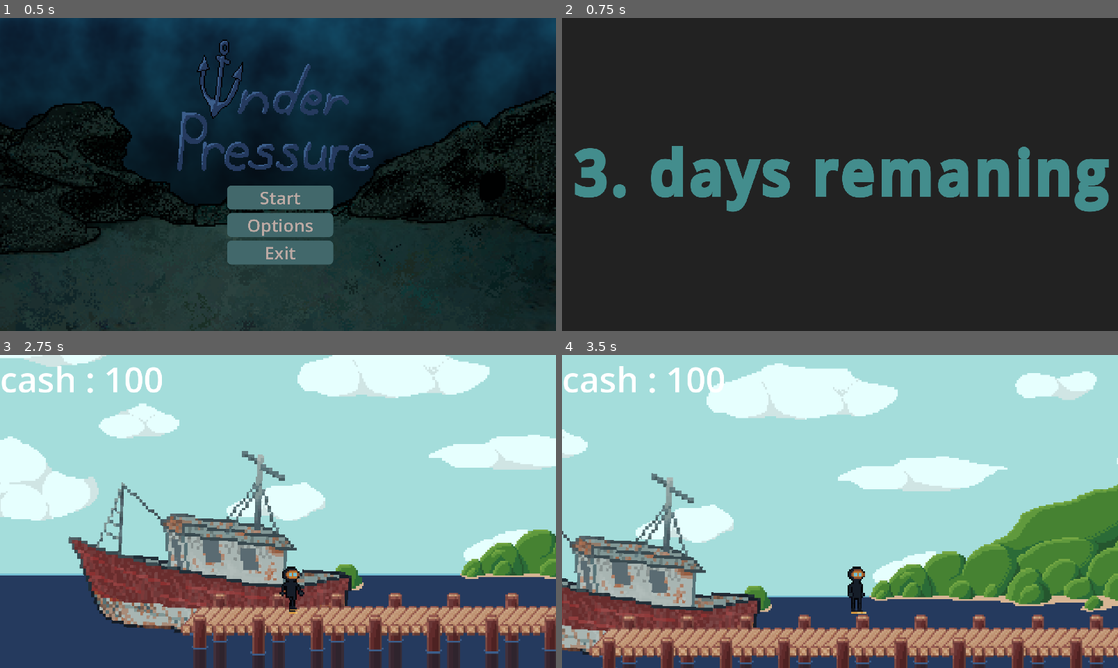
Above: before the commit, frames 1-4 (two rows, left to right).
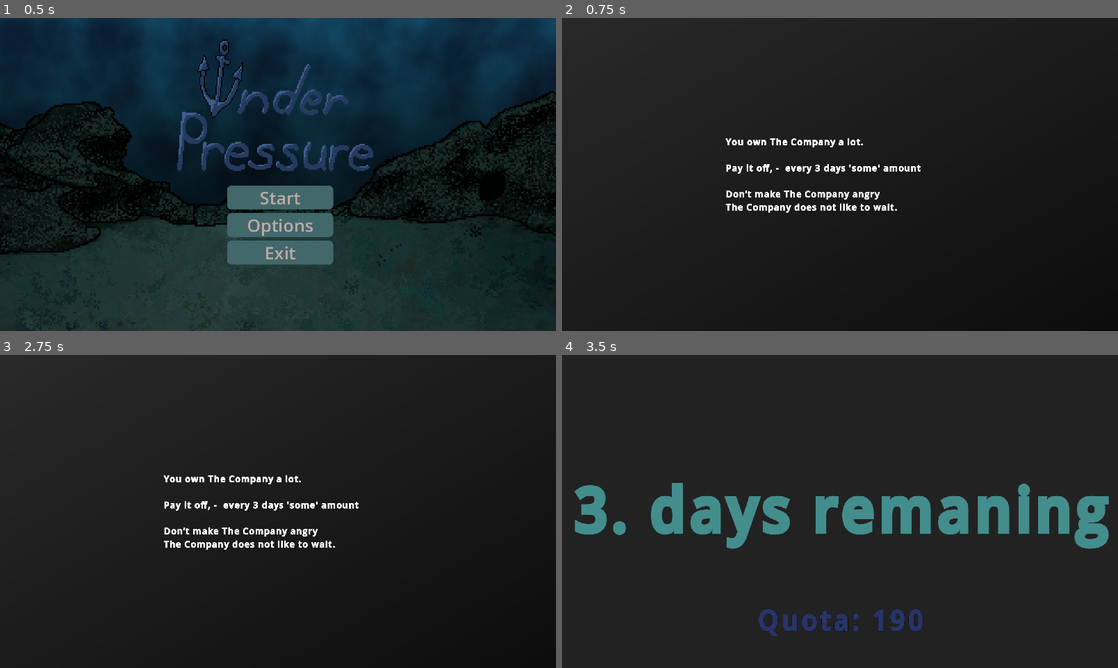
Above: after the commit, the same moments.

Repository: VoidCast00/GameJam_2026
Game: Godot game, scene res://scenes/main/game.tscn
Two runs of this game, one before a commit and one after it. Both use one fixed random seed, a clock stepped at 60 frames per second and the inputs below.
Inputs (mouse positions are in pixels of both pictures, inside the frame that each line leads up to):
- Up to frame 1 (0.5 s): no input
- Up to frame 2 (0.75 s): click "Start" at 0.5 s
- Up to frame 3 (2.75 s): click (278, 564) at 1.25 s, where only the run after the commit has a clickable "Options"; tap Enter at 2 s; move the mouse to (400, 495) at 2.02 s; hold D (right) from 2.03 s (still down); tap E (action) at 2.1 s; tap W (jump) at 2.27 s
- Up to frame 4 (3.5 s): keep holding D (right); move the mouse to (728, 527) at 2.77 s; tap E (action) at 2.85 s; tap W (jump) at 3.02 s

Frame 1 is identical in both runs. In frame 2, 8.2% of the frame differs, in the area x 2-99%, y 38-63%; in frame 3, 99%, in the area x 0-100%, y 0-100%; in frame 4, 99%.

Commit message:
Add quota deadline, death/lose screens, tutorial, and upgrade trait icons

Diff:
--- a/scenes/main/control.gd
+++ /dev/null
@@ -1,12 +0,0 @@
-extends Control
-@export var label: Label
-
-
-# Called when the node enters the scene tree for the first time.
-func _ready() -> void:
-	pass # Replace with function body.
-
-
-# Called every frame. 'delta' is the elapsed time since the previous frame.
-func _process(delta: float) -> void:
-	label.text = "cash : "+ str(Inventory.cash)
--- a/scenes/main/game.tscn
+++ b/scenes/main/game.tscn
@@ -4,7 +4,6 @@
 [ext_resource type="Shader" uid="uid://4o44qqvquetx" path="res://scenes/main/PixelPerfect.gdshader" id="1_gf1f2"]
 [ext_resource type="Script" uid="uid://ccoeuwkyb0cbq" path="res://scenes/main/gameHandler.gd" id="2_e3dby"]
 [ext_resource type="Script" uid="uid://b2ckqh0k0xeai" path="res://scenes/player/inventory_ui.gd" id="3_0rn35"]
-[ext_resource type="Script" uid="uid://dpjeviy6trgqb" path="res://scenes/main/control.gd" id="3_se30j"]
 [ext_resource type="PackedScene" uid="uid://cgl2trpwxfw1n" path="res://scenes/ui/shopMenu/BuyingUI.tscn" id="4_0rn35"]
 [ext_resource type="PackedScene" uid="uid://fm42lqidpgmx" path="res://scenes/ui/mainMenu/mainMenu.tscn" id="4_gf1f2"]
 [ext_resource type="PackedScene" uid="uid://bp55nk6o06xuj" path="res://scenes/shopEnviroment/shop.tscn" id="4_gsayk"]
@@ -94,7 +93,30 @@
 		HORIZONTAL_ALIGNMENT_CENTER, width, 11, MUTED)
 "
 
+[sub_resource type="Gradient" id="Gradient_kjrfb"]
+offsets = PackedFloat32Array(0.008, 1)
+colors = PackedColorArray(0.16, 0.16, 0.16, 1, 0.05, 0.05, 0.05, 1)
+
+[sub_resource type="GradientTexture2D" id="GradientTexture2D_x8mcd"]
+gradient = SubResource("Gradient_kjrfb")
+fill_to = Vector2(1, 1)
+
+[sub_resource type="StyleBoxTexture" id="StyleBoxTexture_3aygq"]
+texture = SubResource("GradientTexture2D_x8mcd")
+
+[sub_resource type="FontVariation" id="FontVariation_ktwa8"]
+variation_embolden = 1.06
+
+[sub_resource type="FontVariation" id="FontVariation_se30j"]
+base_font = SubResource("FontVariation_ktwa8")
+variation_embolden = 1.2
+spacing_glyph = 2
+
+[sub_resource type="StyleBoxFlat" id="StyleBoxFlat_3aygq"]
+bg_color = Color(0, 0, 0, 1)
+
 [sub_resource type="SystemFont" id="SystemFont_se30j"]
+subpixel_positioning = 0
 
 [sub_resource type="FontVariation" id="FontVariation_kjrfb"]
 base_font = SubResource("SystemFont_se30j")
@@ -124,7 +146,7 @@
 
 [node name="PlayerUI" type="CanvasLayer" parent="UI" unique_id=1158114887]
 
-[node name="InventoryUI" type="PanelContainer" parent="UI/PlayerUI" unique_id=1053938935]
+[node name="InventoryUI" type="PanelContainer" parent="UI/PlayerUI" unique_id=1053938935 node_paths=PackedStringArray("cash")]
 visible = false
 anchors_preset = 11
 anchor_left = 1.0
@@ -134,6 +156,7 @@
 grow_horizontal = 0
 grow_vertical = 2
 script = ExtResource("3_0rn35")
+cash = NodePath("MarginContainer/VBoxContainer/Cash")
 
 [node name="MarginContainer" type="MarginContainer" parent="UI/PlayerUI/InventoryUI" unique_id=1554347248]
 layout_mode = 2
@@ -145,6 +168,13 @@
 layout_mode = 2
 size_flags_horizontal = 4
 theme_override_font_sizes/font_size = 50
+text = "Inventory"
+
+[node name="Cash" type="Label" parent="UI/PlayerUI/InventoryUI/MarginContainer/VBoxContainer" unique_id=1623392781]
+layout_mode = 2
+size_flags_horizontal = 4
+theme_override_colors/font_color = Color(0.6001677, 0.43681005, 0.16468826, 1)
+theme_override_font_sizes/font_size = 40
 text = "Inventory"
 
 [node name="HSeparator" type="HSeparator" parent="UI/PlayerUI/InventoryUI/MarginContainer/VBoxContainer" unique_id=422437362]
@@ -161,35 +191,130 @@
 offset_bottom = 40.0
 script = SubResource("GDScript_em1bs")
 
-[node name="Control" type="Control" parent="UI/PlayerUI" unique_id=1073704809 node_paths=PackedStringArray("label")]
-layout_mode = 3
-anchors_preset = 15
-anchor_right = 1.0
-anchor_bottom = 1.0
-offset_right = -612.0
-offset_bottom = -871.0
-grow_horizontal = 2
-grow_vertical = 2
-size_flags_horizontal = 0
-size_flags_vertical = 4
-script = ExtResource("3_se30j")
-label = NodePath("Label")
-
-[node name="Label" type="Label" parent="UI/PlayerUI/Control" unique_id=891081397]
-z_index = 3
-layout_mode = 1
-offset_right = 344.0
-offset_bottom = 165.0
-theme_override_font_sizes/font_size = 120
-text = "Cash: "
-
 [node name="Menu" type="CanvasLayer" parent="UI" unique_id=2068374819]
 layer = 5
 
-[node name="MainMenu" parent="UI/Menu" unique_id=838703653 instance=ExtResource("4_gf1f2")]
+[node name="MainMenu" parent="UI/Menu" unique_id=838703653 node_paths=PackedStringArray("tutorial") instance=ExtResource("4_gf1f2")]
+tutorial = NodePath("../tutorial")
 
 [node name="pauseUI" parent="UI/Menu" unique_id=1920711429 instance=ExtResource("5_kjrfb")]
 visible = false
+
+[node name="lostQuota" type="Control" parent="UI/Menu" unique_id=2017476263]
+visible = false
+layout_mode = 3
+anchors_preset = 15
+anchor_right = 1.0
+anchor_bottom = 1.0
+grow_horizontal = 2
+grow_vertical = 2
+
+[node name="Panel" type="Panel" parent="UI/Menu/lostQuota" unique_id=1466905572]
+layout_mode = 1
+anchors_preset = 15
+anchor_right = 1.0
+anchor_bottom = 1.0
+grow_horizontal = 2
+grow_vertical = 2
+theme_override_styles/panel = SubResource("StyleBoxTexture_3aygq")
+
+[node name="Label" type="Label" parent="UI/Menu/lostQuota" unique_id=1721464112]
+layout_mode = 0
+offset_left = 260.0
+offset_top = 214.0
+offset_right = 1675.0
+offset_bottom = 366.0
+theme_override_fonts/font = SubResource("FontVariation_se30j")
+theme_override_font_sizes/font_size = 30
+text = "Not enough cash... The Company is mad. You were worth less than they thought.
+
+You took the bait.
+
+You grab the chain and wait for the anchor to stop...
+ It doesn’t.
+
+ The light above you fades as you sink deeper and deeper till your oxygen runs out."
+
+[node name="tutorial" type="Control" parent="UI/Menu" unique_id=1569939152]
+visible = false
+layout_mode = 3
+anchors_preset = 15
+anchor_right = 1.0
+anchor_bottom = 1.0
+grow_horizontal = 2
+grow_vertical = 2
+
+[node name="Panel" type="Panel" parent="UI/Menu/tutorial" unique_id=737467559]
+layout_mode = 1
+anchors_preset = 15
+anchor_right = 1.0
+anchor_bottom = 1.0
+grow_horizontal = 2
+grow_vertical = 2
+theme_override_styles/panel = SubResource("StyleBoxTexture_3aygq")
+
+[node name="Label" type="Label" parent="UI/Menu/tutorial" unique_id=2141948279]
+layout_mode = 1
+anchors_preset = 8
+anchor_left = 0.5
+anchor_top = 0.5
+anchor_right = 0.5
+anchor_bottom = 0.5
+offset_left = -395.0
+offset_top = -133.5
+offset_right = 395.0
+offset_bottom = 133.5
+grow_horizontal = 2
+grow_vertical = 2
+theme_override_fonts/font = SubResource("FontVariation_se30j")
+theme_override_font_sizes/font_size = 30
+text = "You own The Company a lot.
+
+Pay it off, -  every 3 days 'some' amount
+
+Don’t make The Company angry
+The Company does not like to wait."
+
+[node name="Death" type="Control" parent="UI/Menu" unique_id=1479694088]
+visible = false
+layout_mode = 3
+anchors_preset = 15
+anchor_right = 1.0
+anchor_bottom = 1.0
+grow_horizontal = 2
+grow_vertical = 2
+
+[node name="Panel" type="Panel" parent="UI/Menu/Death" unique_id=906128457]
+layout_mode = 1
+anchors_preset = 15
+anchor_right = 1.0
+anchor_bottom = 1.0
+grow_horizontal = 2
+grow_vertical = 2
+theme_override_styles/panel = SubResource("StyleBoxFlat_3aygq")
+
+[node name="Label" type="Label" parent="UI/Menu/Death" unique_id=494685014]
+layout_mode = 1
+anchors_preset = 8
+anchor_left = 0.5
+anchor_top = 0.5
+anchor_right = 0.5
+anchor_bottom = 0.5
+offset_left = -266.0
+offset_top = -136.0
+offset_right = 266.0
+offset_bottom = 136.0
+grow_horizontal = 2
+grow_vertical = 2
+theme_override_font_sizes/font_size = 39
+text = "Oxygen tank ...... EMPTY
+Lungs ................. WATER
+Blood .................. CO2
+Pipe .................... WATER
+
+You feel the water filling your lungs.
+There is nothing you can do.
+Just endure the pain til its over."
 
 [node name="Shop" type="CanvasLayer" parent="UI" unique_id=1322652776]
 
@@ -199,7 +324,6 @@
 
 [node name="LoadingText" type="Control" parent="UI/Shop" unique_id=550208983]
 unique_name_in_owner = true
-visible = false
 layout_mode = 3
 anchors_preset = 15
 anchor_right = 1.0
@@ -234,7 +358,27 @@
 theme_override_font_sizes/font_size = 200
 text = "DAY 1. BEGINS"
 
-[node name="GameManager" type="Node" parent="." unique_id=1531804948 node_paths=PackedStringArray("sub_viewport", "menu", "pause", "oxygen_gauge", "label")]
+[node name="QuatoAmmont" type="Label" parent="UI/Shop/LoadingText" unique_id=938120431]
+layout_mode = 1
+anchors_preset = 7
+anchor_left = 0.5
+anchor_top = 1.0
+anchor_right = 0.5
+anchor_bottom = 1.0
+offset_left = -270.0
+offset_top = -183.0
+offset_right = 270.0
+offset_bottom = -100.0
+grow_horizontal = 2
+grow_vertical = 0
+theme_override_colors/font_color = Color(0.15818858, 0.20519975, 0.4036918, 1)
+theme_override_colors/font_outline_color = Color(0, 0, 0, 1)
+theme_override_constants/outline_size = 3
+theme_override_fonts/font = SubResource("FontVariation_kjrfb")
+theme_override_font_sizes/font_size = 90
+text = "DAY 1. BEGINS"
+
+[node name="GameManager" type="Node" parent="." unique_id=1531804948 node_paths=PackedStringArray("sub_viewport", "menu", "pause", "oxygen_gauge", "lost_quota", "main_menu", "death")]
 process_mode = 3
 script = ExtResource("2_e3dby")
 sub_viewport = NodePath("../SubViewportContainer/SubViewport")
@@ -243,4 +387,6 @@
 menu = NodePath("../UI/Menu/MainMenu")
 pause = NodePath("../UI/Menu/pauseUI")
 oxygen_gauge = NodePath("../UI/PlayerUI/OxygenGauge")
-label = NodePath("../UI/PlayerUI/Control/Label")
+lost_quota = NodePath("../UI/Menu/lostQuota")
+main_menu = NodePath("../UI/Menu/MainMenu")
+death = NodePath("../UI/Menu/Death")
--- a/scenes/main/gameHandler.gd
+++ b/scenes/main/gameHandler.gd
@@ -8,6 +8,9 @@
 @export var pause:Control
 @export var oxygen_gauge: Control
 @export var label: Label
+@export var lost_quota: Control
+@export var main_menu: Control
+@export var death: Control
 
 
 
@@ -19,6 +22,7 @@
 var is_loading := false
 
 func _ready() -> void:
+	Inventory.oxygenDepleted.connect(killPLayer)
 	pause.resume.connect(switchPause)
 	Global.shop_ui = %ShopUI
 	Global.loading_text = %LoadingText
@@ -31,8 +35,33 @@
 func loadWaterEnviroment() -> void:
 	menu.hide()
 	oxygen_gauge.show()
-	label.hide()
-	load_env(WaterEnviroment)
+
+	var daysLeft = (Global.deadline - Global.day)
+	if (daysLeft == 0 and Inventory.cash - Global.quota < 0):
+			lost_quota.show()
+			var sound : AudioStreamPlayer = main_menu.main_menu_soundtrack
+			sound.play()
+			sound.pitch_scale = 0.8
+			unload()
+
+	else:
+		if (daysLeft == 0):
+			Inventory.cash -= Global.quota
+			Global.quota *= 2
+			Global.deadline += 3
+		else:
+			Global.day += 1
+		load_env(WaterEnviroment)
+
+
+func killPLayer():
+	unload()
+	death.show()
+
+
+func unload() -> void:
+	if current_env:
+		current_env.queue_free()
 
 
 func loadShopEnviroment() -> void:
@@ -43,13 +72,12 @@
 	else:
 		text = str(daysLeft) + ". days remaning"
 	Global.loading_text.get_children()[1].text = text
+	Global.loading_text.get_children()[2].text = "Quota: " + str(Global.quota)
 	Global.loading_text.show()
 	menu.hide()
 	oxygen_gauge.hide()
-	label.show()
 	await get_tree().create_timer(2.0).timeout
 	load_env(ShopEnviroment)
-	Global.day += 1
 
 
 func exitGame():
@@ -82,9 +110,7 @@
 
 	await get_tree().process_frame
 
-	#remove old
-	if current_env:
-		current_env.queue_free()
+	unload()
 
 	#add new
 	current_env = scene.instantiate()
--- a/scenes/player/inventory_ui.gd
+++ b/scenes/player/inventory_ui.gd
@@ -12,9 +12,11 @@
 @onready var title: Label = $MarginContainer/VBoxContainer/Title
 @onready var separator: HSeparator = $MarginContainer/VBoxContainer/HSeparator
 @onready var item_list: VBoxContainer = $MarginContainer/VBoxContainer/ItemList
+@export var cash: Label
 
 
 func _process(delta: float) -> void:
+	cash.text = "cash :"+str(Inventory.cash)
 	if Input.is_action_pressed("inventory"):
 		visible = true
 	else:
--- a/scenes/shopEnviroment/shop.gd
+++ b/scenes/shopEnviroment/shop.gd
@@ -2,6 +2,7 @@
 
 var playerInside:bool = false
 @onready var shop_ui: Control = Global.shop_ui
+@export var press_e: Label
 
 # Called when the node enters the scene tree for the first time.
 func _ready() -> void:
@@ -23,9 +24,10 @@
 
 func _on_enter_box_body_entered(body: CharacterBody2D) -> void:
 	playerInside = true
-
+	press_e.show()
 func _on_enter_box_body_exited(body: CharacterBody2D) -> void:
 	playerInside = false
+	press_e.hide()
 
 
 func _on_easter_egg_pressed() -> void:
--- a/scenes/shopEnviroment/shop.tscn
+++ b/scenes/shopEnviroment/shop.tscn
@@ -248,7 +248,7 @@
 
 [node name="CustomPlayer" type="CharacterBody2D" parent="." unique_id=1560269461]
 z_index = 2
-position = Vector2(-550, 638)
+position = Vector2(-357, 596)
 collision_mask = 6
 script = ExtResource("1_ry6u4")
 
@@ -269,9 +269,10 @@
 animation = &"jump"
 autoplay = "idle"
 
-[node name="Shop" type="Node2D" parent="." unique_id=1090378436]
+[node name="Shop" type="Node2D" parent="." unique_id=1090378436 node_paths=PackedStringArray("press_e")]
 position = Vector2(1735, 327)
 script = ExtResource("3_528fk")
+press_e = NodePath("Press_E")
 
 [node name="EnterBox" type="Area2D" parent="Shop" unique_id=127864080]
 position = Vector2(5, 15)
@@ -290,9 +291,19 @@
 theme_override_styles/normal = SubResource("StyleBoxFlat_3aygq")
 text = "     "
 
-[node name="Transport" type="Node2D" parent="." unique_id=685474258]
+[node name="Press_E" type="Label" parent="Shop" unique_id=582863349]
+visible = false
+offset_left = 136.0
+offset_top = 11.0
+offset_right = 247.0
+offset_bottom = 53.0
+theme_override_font_sizes/font_size = 32
+text = "press: E"
+
+[node name="Transport" type="Node2D" parent="." unique_id=685474258 node_paths=PackedStringArray("press_e")]
 position = Vector2(-1699, 348)
 script = ExtResource("4_k81a4")
+press_e = NodePath("Press_E")
 
 [node name="EnterArea" type="Area2D" parent="Transport" unique_id=1328667083]
 collision_layer = 0
@@ -307,6 +318,15 @@
 scale = Vector2(12, 12)
 texture = ExtResource("5_mkqyk")
 
+[node name="Press_E" type="Label" parent="Transport" unique_id=873377300]
+visible = false
+offset_left = 1096.0
+offset_top = 86.0
+offset_right = 1156.0
+offset_bottom = 109.0
+theme_override_font_sizes/font_size = 30
+text = "press: E"
+
 [node name="BackgroundmusicHandler" type="Node" parent="." unique_id=884699706]
 script = ExtResource("6_vnm1a")
 
--- a/scenes/shopEnviroment/transportDown.gd
+++ b/scenes/shopEnviroment/transportDown.gd
@@ -5,6 +5,7 @@
 @export var bob_speed: float = 1.2      #how fast
 @export var tilt_angle: float = 3.0     #degrees left and right
 @export var tilt_speed: float = 0.8
+@export var press_e: Label
 
 var playerInside := false
 var time := 0.0
@@ -40,8 +41,9 @@
 func _on_enter_area_body_entered(body: Node2D) -> void:
 	if body is CharacterBody2D:
 		playerInside = true
-
+		press_e.show()
 
 func _on_enter_area_body_exited(body: Node2D) -> void:
 	if body is CharacterBody2D:
 		playerInside = false
+		press_e.hide()
--- a/scenes/ui/UpgradeUI/upgrade.tscn
+++ b/scenes/ui/UpgradeUI/upgrade.tscn
@@ -96,11 +96,11 @@
 size_flags_vertical = 10
 theme_override_colors/font_color = Color(0.62, 0.62, 0.62, 0.89411765)
 theme_override_fonts/font = SubResource("FontVariation_x8mcd")
-theme_override_font_sizes/font_size = 14
+theme_override_font_sizes/font_size = 15
 text = "Upgrade is an upgrade Upgrade "
 autowrap_mode = 3
 
-[node name="Panel" type="Panel" parent="HBox" unique_id=1628699469]
+[node name="TraitIcon" type="Panel" parent="HBox" unique_id=1628699469]
 custom_minimum_size = Vector2(40, 40)
 layout_mode = 2
 size_flags_horizontal = 8
--- a/scenes/ui/UpgradeUI/upgradeUI.gd
+++ b/scenes/ui/UpgradeUI/upgradeUI.gd
@@ -7,13 +7,27 @@
 @onready var upgrade_descText: Label = $HBox/VBoxText/UpgradeDesc
 @onready var buy_upgradeButton: AnimatedButton = $HBox/VBoxBuy/BuyUpgrade
 @onready var costText: Label = $HBox/VBoxBuy/MarginContainer/Cost
+@onready var trait_icon: Panel = $HBox/TraitIcon
 
 
 func _ready() -> void:
 	buy_upgradeButton.pressed.connect(_on_buy)
 	Upgrades.bought.connect(_on_bought)
 	visibility_changed.connect(refresh)
+	_setup_icon()
 	refresh()
+
+
+#show the trait image for this upgrade, if one exists in assets/traits
+func _setup_icon() -> void:
+	var path := "res://assets/traits/%s.png" % id
+	if not ResourceLoader.exists(path):
+		trait_icon.hide()
+		return
+
+	var box := StyleBoxTexture.new()
+	box.texture = load(path)
+	trait_icon.add_theme_stylebox_override("panel", box)
 
 
 func _on_buy() -> void:
--- a/scenes/ui/mainMenu/main_menu.gd
+++ b/scenes/ui/mainMenu/main_menu.gd
@@ -3,6 +3,9 @@
 @export var start: AnimatedButton
 @export var options: AnimatedButton
 @export var exit: AnimatedButton
+
+@export var tutorial: Control
+var waitingForTutorial := false
 
 func _ready() -> void:
 	main_menu_soundtrack.play()
@@ -11,8 +14,30 @@
 
 
 func _on_start_pressed() -> void:
+	if Global.tutorialDone:
+		start_game()
+		return
+
+	tutorial.show()
+	start.disabled = true  # stops double clicks
+	await get_tree().create_timer(2.0).timeout
+	waitingForTutorial = true  # now any key or click closes it
+
+
+func _input(event: InputEvent) -> void:
+	if not waitingForTutorial:
+		return
+	if event.is_pressed() and not event.is_echo():
+		waitingForTutorial = false
+		Global.tutorialDone = true
+		tutorial.hide()
+		get_viewport().set_input_as_handled()
+		start_game()
+
+
+func start_game() -> void:
+	main_menu_soundtrack.stop()
 	Global.loadShopEnviroment.emit()
-	main_menu_soundtrack.stop()
 
 
 func _on_exit_pressed() -> void:
--- a/scenes/ui/shopMenu/BuyingUI.tscn
+++ b/scenes/ui/shopMenu/BuyingUI.tscn
@@ -175,6 +175,7 @@
 grow_vertical = 2
 
 [node name="Buy" type="PanelContainer" parent="Pages" unique_id=472144950]
+visible = false
 layout_mode = 1
 anchors_preset = 8
 anchor_left = 0.5
@@ -340,7 +341,7 @@
 size_flags_vertical = 0
 theme_override_fonts/font = SubResource("FontVariation_pd0ml")
 theme_override_font_sizes/font_size = 50
-text = "Sell value: "
+text = "                   "
 
 [node name="Sell_All" type="Button" parent="Pages/Sell/HBoxContainer/PanelContainer/VBoxContainer" unique_id=368183300]
 layout_mode = 2
--- a/scripts/autoload/global.gd
+++ b/scripts/autoload/global.gd
@@ -7,9 +7,11 @@
 signal mined(type:String)
 
 
-var quota:int = 0;
+var quota:int = 190;
 var day:int =  0; #for the start to start counting
 var deadline:int = 3;
+
+var tutorialDone := false
 
 @onready var oxygen_gauge: Control
 @onready var shop_ui: Control
--- a/scripts/autoload/inventory.gd
+++ b/scripts/autoload/inventory.gd
@@ -1,9 +1,9 @@
 extends  Node
 
 signal changed(item: String, amount: int)
+signal oxygenDepleted
 
-
-var cash:int = 100:
+var cash:int = 190:
 	set(new_val):
 		cash = clamp(new_val, 0, INT64_MAX)
 
@@ -27,7 +27,7 @@
 		oxygen = clampf(new_val, 0.0, oxygenTankSize)
 		#only once
 		if oxygen <= 0.0 and not was_empty:
-			Global.oxygenDepleted.emit()
+			oxygenDepleted.emit()
 
 
 #item name -> amount
Not shown, added: export_presets.cfg
Not shown, removed: scenes/main/control.gd.uid
